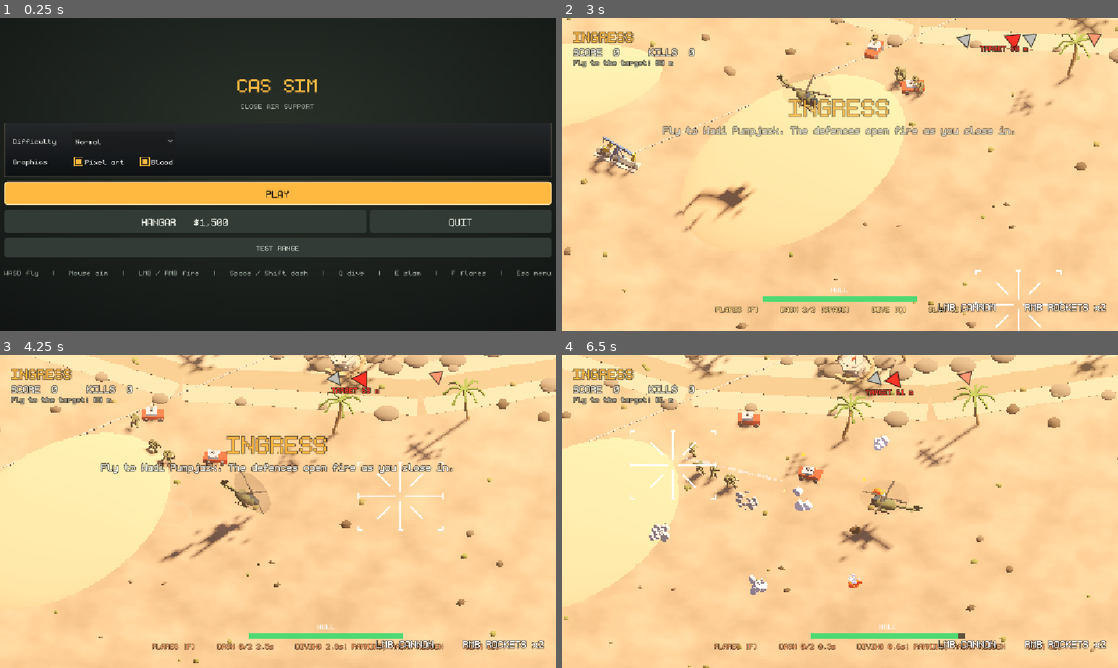
Above: before the commit, frames 1-4 (two rows, left to right).
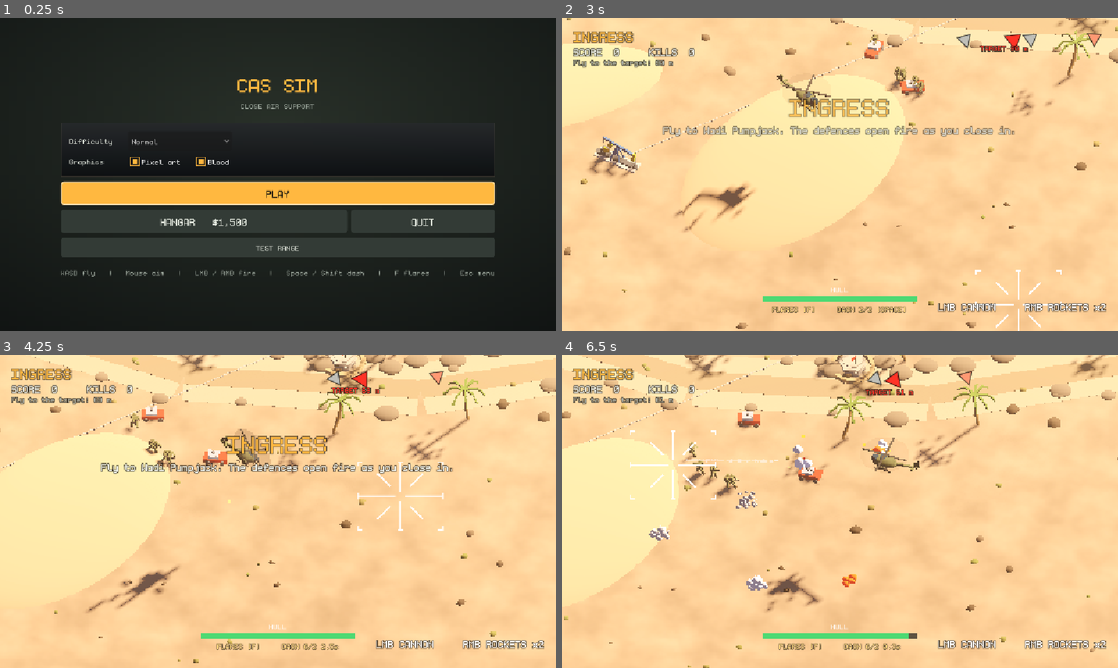
Above: after the commit, the same moments.

Repository: chronicallydev/CAS
Game: Godot game, scene res://features/game_flow/root.tscn
Two runs of this game, one before a commit and one after it. Both use one fixed random seed, a clock stepped at 60 frames per second and the inputs below.
Inputs (mouse positions are in pixels of both pictures, inside the frame that each line leads up to):
- Up to frame 1 (0.25 s): no input
- Up to frame 2 (3 s): click "Normal" at 0.5 s; click "Normal" at 1.25 s; click "PLAY" at 2 s; click "LAUNCH ASSAULT" at 2.75 s
- Up to frame 3 (4.25 s): tap Enter at 3.5 s; move the mouse to (400, 495) at 3.52 s; hold D from 3.53 s (still down); tap Q at 3.6 s; click (400, 495) at 3.67 s; tap Space at 3.77, 4.07 s; tap E at 3.8 s
- Up to frame 4 (6.5 s): release D at 4.25 s; drag from (728, 527) to (812, 574) at 4.27 s; move the mouse to (895, 442) at 5.02 s; hold D 5.03-5.75 s; tap Shift at 5.1 s; click (895, 442) at 5.17 s; tap Space at 5.3 s; drag from (812, 574) to (673, 464) at 5.77 s

The runs differ from the first frame. In frame 1, 5.9% of the frame differs, in the area x 0-100%, y 33-83%; in frame 2, 0.4%; in frame 3, 3.3%; in frame 4, 3.7%.

Commit message:
Drop dive, slam and recharge pickup; one job per ability
- Remove the Q dive (low flight, ramming, radar evasion, tighter spread)
  and the E slam; dash beats bullets, flares beat missiles
- Dash gains brief invulnerability
- Remove the flare/dash recharge pickup and movement_fx

Diff:
--- a/features/menu/main_menu.gd
+++ b/features/menu/main_menu.gd
@@ -144,7 +144,7 @@
 	column.add_child(test_button)
 
 	column.add_child(make_spacer(2))
-	column.add_child(make_label("WASD fly   |   Mouse aim   |   LMB / RMB fire   |   Space / Shift dash   |   Q dive   |   E slam   |   F flares   |   Esc menu", 16, MUTED))
+	column.add_child(make_label("WASD fly   |   Mouse aim   |   LMB / RMB fire   |   Space / Shift dash   |   F flares   |   Esc menu", 16, MUTED))
 
 
 func make_label(text: String, size: int, color: Color, align := HORIZONTAL_ALIGNMENT_CENTER) -> Label:
--- a/features/mission/enemies/aa_launcher.gd
+++ b/features/mission/enemies/aa_launcher.gd
@@ -76,7 +76,7 @@
 		return
 
 	# Lock on (flares break it), then fire and reload.
-	if update_lock(heli, delta, lock_time, true):
+	if update_lock(heli, delta, lock_time):
 		reload_timer = reload_time
 		fire_at(heli)
 
--- a/features/mission/enemies/enemy_base.gd
+++ b/features/mission/enemies/enemy_base.gd
@@ -143,10 +143,9 @@
 
 # Advances a lock on the helicopter by `delta`. Returns true once
 # `lock_time` is reached, and starts over. Warns the player while locking;
-# flares (Helicopter.can_be_locked) break the lock, and radar-guided weapons
-# lose a helicopter flying low (ground clutter).
-func update_lock(heli: Helicopter, delta: float, lock_time: float, radar_guided: bool = false) -> bool:
-	if heli == null or not heli.can_be_locked() or (radar_guided and heli.is_low()):
+# flares (Helicopter.can_be_locked) break the lock.
+func update_lock(heli: Helicopter, delta: float, lock_time: float) -> bool:
+	if heli == null or not heli.can_be_locked():
 		lock_timer = 0.0
 		return false
 	lock_timer += delta
--- a/features/mission/enemies/forts/sam_launcher.gd
+++ b/features/mission/enemies/forts/sam_launcher.gd
@@ -92,7 +92,7 @@
 		lock_timer = 0.0
 		return
 
-	if update_lock(heli, delta, lock_time, true):
+	if update_lock(heli, delta, lock_time):
 		salvo_left = salvo_size
 		salvo_timer = 0.0
 		reload_timer = reload_time
--- a/features/mission/enemies/ripple_launcher.gd
+++ b/features/mission/enemies/ripple_launcher.gd
@@ -98,7 +98,7 @@
 		lock_timer = 0.0
 		return
 
-	if update_lock(heli, delta, lock_time, true):
+	if update_lock(heli, delta, lock_time):
 		salvo_left = salvo_size
 		salvo_timer = 0.0
 		reload_timer = reload_time
--- a/features/mission/mission_context.gd
+++ b/features/mission/mission_context.gd
@@ -182,10 +182,6 @@
 		state.pickup_cash += value
 		hud.spawn_popup("+$%d" % value, at, Color(0.45, 0.95, 0.45))
 		Sfx.play_2d("kill_tick")
-	elif kind == kinds.RECHARGE:
-		helicopter.recharge_abilities()
-		hud.spawn_popup("FLARES + DASH + SLAM READY", at, Color(0.45, 0.8, 1.0))
-		Sfx.play_2d("combo")
 	else:
 		guns.start_frenzy(6.0)
 		hud.spawn_popup("FRENZY!", at, Color(1.0, 0.45, 0.25), true)
--- a/features/mission/pickups/pickup.gd
+++ b/features/mission/pickups/pickup.gd
@@ -4,14 +4,12 @@
 # token that floats over the ground for a few seconds. Fly over it to grab
 # it; the mission context applies its effect. It blinks before it fades.
 #   CASH     - bonus money added to the mission's payout
-#   RECHARGE - flares, dash and slam ready at once
 #   FRENZY   - a few seconds of double fire rate and no reloads
 
-enum Kind { CASH, RECHARGE, FRENZY }
+enum Kind { CASH, FRENZY }
 
 const COLORS := {
 	Kind.CASH: Color(0.45, 0.95, 0.45),
-	Kind.RECHARGE: Color(0.45, 0.8, 1.0),
 	Kind.FRENZY: Color(1.0, 0.45, 0.25),
 }
 
@@ -47,9 +45,7 @@
 	if heli == null or heli.dead:
 		return
 	var offset := heli.global_position - global_position
-	# Flying low reaches a little further.
-	var reach := collect_radius + (2.0 if heli.is_low() else 0.0)
-	if Vector2(offset.x, offset.z).length() <= reach:
+	if Vector2(offset.x, offset.z).length() <= collect_radius:
 		mission.collect_pickup(kind, value, global_position)
 		queue_free()
 
@@ -73,11 +69,6 @@
 			var box := BoxMesh.new()
 			box.size = Vector3(1.6, 0.5, 1.0)
 			core.mesh = box
-		Kind.RECHARGE:
-			var sphere := SphereMesh.new()
-			sphere.radius = 0.7
-			sphere.height = 1.4
-			core.mesh = sphere
 		_:
 			var prism := PrismMesh.new()
 			prism.size = Vector3(1.4, 1.4, 0.5)
--- a/features/mission/pickups/pickup_dropper.gd
+++ b/features/mission/pickups/pickup_dropper.gd
@@ -10,7 +10,6 @@
 
 # Chance per kill, before the bonus for big kills.
 @export_range(0.0, 1.0, 0.01) var cash_chance: float = 0.14
-@export_range(0.0, 1.0, 0.01) var recharge_chance: float = 0.05
 @export_range(0.0, 1.0, 0.01) var frenzy_chance: float = 0.03
 # Kills worth at least this many points roll with doubled chances.
 @export var big_kill_points: int = 40
@@ -24,9 +23,7 @@
 	var roll := randf()
 	if roll < frenzy_chance * boost:
 		drop(Pickup.Kind.FRENZY, 0, world_position)
-	elif roll < (frenzy_chance + recharge_chance) * boost:
-		drop(Pickup.Kind.RECHARGE, 0, world_position)
-	elif roll < (frenzy_chance + recharge_chance + cash_chance) * boost:
+	elif roll < (frenzy_chance + cash_chance) * boost:
 		drop(Pickup.Kind.CASH, cash_base + int(points * cash_per_point), world_position)
 
 
--- a/features/mission/player/helicopter.gd
+++ b/features/mission/player/helicopter.gd
@@ -61,8 +61,8 @@
 @export var explosion_scene: PackedScene
 # Seconds between being shot down and the round restarting.
 @export var restart_delay: float = 2.0
-# Test range cheats: hits still count but do no harm, and flares, dash
-# charges, the dive and the slam recharge instantly.
+# Test range cheats: hits still count but do no harm, and flares and dash
+# charges recharge instantly.
 var invulnerable: bool = false
 var infinite_flares: bool = false
 
@@ -73,31 +73,6 @@
 @export var flare_cooldown: float = 8.0
 # After a drop, nothing can lock on for this long.
 @export var flare_protection: float = 1.8
-
-@export_group("Dive")
-# Q: drop to low_altitude for dive_duration seconds, then climb back on its
-# own. Low, the helicopter rams anything it flies over, its weapons are more
-# accurate, and it hides from radar (SAM trucks, SAM sites and ripple
-# launchers can't lock). Q again pulls up early.
-@export var low_altitude: float = 4.5
-@export var dive_duration: float = 3.5
-# Starts counting once the dive ends.
-@export var dive_cooldown: float = 9.0
-# Share of the unused dive time taken off the cooldown when pulling up
-# early (0 = no refund, 1 = cooldown matches the time spent low).
-@export var dive_refund: float = 0.6
-# How fast the helicopter drops and climbs (0..1 blend per second).
-@export var dive_drop_rate: float = 6.0
-@export var dive_climb_rate: float = 2.2
-@export var ram_radius: float = 3.5
-# Damage to everything rammed (infantry die outright)...
-@export var ram_damage: float = 8.0
-# ...and to the helicopter's hull per vehicle or fort hit.
-@export var ram_self_damage: float = 3.0
-@export var ram_interval: float = 0.3
-# Extra damage from small arms, flak, Stingers and Shilkas while low. The
-# dive's cooldown is its main cost, so 1.0 = none.
-@export var low_damage_multiplier: float = 1.0
 
 @export_group("Dash")
 # Space or Shift, at any altitude: a quick burst in the steering direction (or straight ahead). It
@@ -125,35 +100,11 @@
 @export var dash_rotor_recover: float = 1.8
 # Extra seconds of invulnerability after a dash ends.
 @export var dash_grace: float = 0.06
-# Arcade see-through copies left along a dash, every afterimage_interval
-# seconds. Off by default for a more believable look.
-@export var dash_afterimages: bool = false
-@export var afterimage_interval: float = 0.035
-# Dash or slam pressed this many seconds too early (still dashing,
-# plunging, or out of charges) fires as soon as it can.
+# A dash pressed this many seconds too early (still dashing, or out of
+# charges) fires as soon as it can.
 @export var input_buffer: float = 0.15
 
-@export_group("Slam")
-# E: the helicopter plunges almost to the ground and smashes everything
-# around it, then climbs back. During a dive it hits almost at once and
-# ends the dive.
-@export var slam_altitude: float = 1.6
-# Seconds from pressing E to the impact, from cruising altitude...
-@export var slam_time: float = 0.28
-# ...and from a dive.
-@export var slam_time_low: float = 0.08
-# How fast it climbs back after the impact (0..1 blend per second).
-@export var slam_recover_rate: float = 2.5
-@export var slam_radius: float = 9.0
-@export var slam_damage: float = 45.0
-@export var slam_cooldown: float = 7.0
-
-# Damage sources that hit harder while flying low: everything but radar
-# SAMs (which can't lock on low anyway) and the helicopter's own rams.
-const LOW_SAFE_SOURCES := ["", "RAM", "SAM TRUCK", "SAM SITE", "RIPPLE"]
-
 const Flare := preload("res://features/mission/player/flare.gd")
-const MovementFx := preload("res://features/mission/player/movement_fx.gd")
 
 var velocity: Vector3 = Vector3.ZERO
 var time: float = 0.0
@@ -167,12 +118,6 @@
 var takeoff: float = 1.0
 var flare_cooldown_left: float = 0.0
 var flare_protection_left: float = 0.0
-# 0 = cruising altitude, 1 = flying low.
-var low_blend: float = 0.0
-# Above zero while diving.
-var dive_time_left: float = 0.0
-var dive_cooldown_left: float = 0.0
-var ram_timer: float = 0.0
 var dash_charges_left: int = 0
 # Time until the next charge is back (counts only while one is missing).
 var dash_recharge_left: float = 0.0
@@ -181,10 +126,8 @@
 # Invulnerable while above zero (the dash plus dash_grace).
 var dodge_left: float = 0.0
 var dodged_this_dash: bool = false
-var afterimage_timer: float = 0.0
-# "dash" or "slam" pressed too early, kept for input_buffer seconds.
-var buffered_action: String = ""
-var buffer_left: float = 0.0
+# Time left on a dash pressed too early (see input_buffer).
+var dash_buffer_left: float = 0.0
 # Steering force as a fraction of `speed`, for leaning the body.
 var thrust: Vector3 = Vector3.ZERO
 var dash_carry_left: float = 0.0
@@ -194,12 +137,6 @@
 var rotor_boost: float = 0.0
 # Smoothed 0..1.2 speed, for the rotor's spin and pitch.
 var rotor_effort: float = 0.0
-var slam_cooldown_left: float = 0.0
-# Counts down to the impact while plunging, from slam_plunge_time.
-var slam_time_left: float = 0.0
-var slam_plunge_time: float = 0.0
-# 0 = normal altitude, 1 = at slam_altitude.
-var slam_blend: float = 0.0
 
 var body: Node3D
 var main_rotor: Node3D
@@ -243,13 +180,11 @@
 		return
 	# Dashing through fire: nothing lands, and the first dodge says so.
 	if dodge_left > 0.0:
-		if not dodged_this_dash and source != "RAM":
+		if not dodged_this_dash:
 			dodged_this_dash = true
 			mission.hud.spawn_popup("DODGE", global_position, Color(0.55, 0.85, 1.0))
 		return
 
-	if is_low() and not LOW_SAFE_SOURCES.has(source):
-		amount *= low_damage_multiplier
 	damage_taken.emit(amount, source)
 	if not invulnerable:
 		health = maxf(health - amount, 0.0)
@@ -275,11 +210,6 @@
 	return not dead and flare_protection_left <= 0.0
 
 
-# Flying low (diving and the drop mostly done, or not yet climbed out).
-func is_low() -> bool:
-	return low_blend > 0.75
-
-
 func _unhandled_input(event: InputEvent) -> void:
 	# Physical keys, so this works on any keyboard layout.
 	if event is InputEventKey and event.pressed and not event.echo:
@@ -287,11 +217,8 @@
 			KEY_F:
 				deploy_flares()
 			KEY_SPACE, KEY_SHIFT:
-				request("dash")
-			KEY_Q:
-				toggle_dive()
-			KEY_E:
-				request("slam")
+				dash_buffer_left = input_buffer
+				try_dash()
 
 
 # Drops a spread of decoys. Missiles already homing on the helicopter
@@ -441,7 +368,9 @@
 
 func _physics_process(delta: float) -> void:
 	time += delta
-	update_buffer(delta)
+	if dash_buffer_left > 0.0:
+		dash_buffer_left -= delta
+		try_dash()
 	dodge_left = maxf(dodge_left - delta, 0.0)
 
 	if dash_time_left > 0.0:
@@ -450,36 +379,9 @@
 		steer(delta)
 	keep_in_bounds(delta)
 
-	# Lift off the pad, then hold altitude (or drop low while diving) with a
-	# gentle bob. The drop is quick, the climb back gentler.
+	# Lift off the pad, then hold altitude with a gentle bob.
 	takeoff = minf(takeoff + delta / 2.5, 1.0)
-	if dive_time_left > 0.0:
-		dive_time_left -= delta
-		if dive_time_left <= 0.0:
-			end_dive()
-	var want_low := dive_time_left > 0.0
-	low_blend = move_toward(low_blend, 1.0 if want_low else 0.0,
-		(dive_drop_rate if want_low else dive_climb_rate) * delta)
-	var cruise := lerpf(altitude, low_altitude, smoothstep(0.0, 1.0, low_blend))
-	position.y = lerpf(2.5, cruise, smoothstep(0.0, 1.0, takeoff)) + sin(time * 1.7) * 0.25
-
-	# A slam plunges toward the ground, hits, then eases back up.
-	if slam_time_left > 0.0:
-		slam_time_left -= delta
-		slam_blend = move_toward(slam_blend, 1.0, delta / maxf(slam_plunge_time, 0.01))
-		if slam_time_left <= 0.0:
-			slam_blend = 1.0
-			slam_impact()
-	else:
-		slam_blend = move_toward(slam_blend, 0.0, slam_recover_rate * delta)
-	if slam_blend > 0.0:
-		position.y = lerpf(position.y, slam_altitude, smoothstep(0.0, 1.0, slam_blend))
-
-	if is_low():
-		ram_timer -= delta
-		if ram_timer <= 0.0:
-			ram_timer = ram_interval
-			ram()
+	position.y = lerpf(2.5, altitude, smoothstep(0.0, 1.0, takeoff)) + sin(time * 1.7) * 0.25
 
 	# Turn the nose toward the cursor.
 	var aim: Variant = get_mouse_ground_point()
@@ -506,92 +408,17 @@
 	body.rotation.z = lerpf(body.rotation.z, -local_lean.x, follow)
 
 
-# Flying low smashes whatever is underneath: infantry die, vehicles and
-# forts take ram_damage, and each vehicle or fort costs some hull. Kills
-# score and drop pickups like any other (it goes through the guns).
-func ram() -> void:
-	var ground := Vector3(global_position.x, 0.0, global_position.z)
-	var hit_any := false
-	var heavy := 0
-	for node in get_tree().get_nodes_in_group("enemies"):
-		var enemy := node as Node3D
-		if enemy == null or enemy.is_queued_for_deletion():
-			continue
-		var offset := enemy.global_position - ground
-		if Vector2(offset.x, offset.z).length() > ram_radius:
-			continue
-		hit_any = true
-		if enemy.get("max_health") != null and enemy.max_health > 2.0:
-			heavy += 1
-	if not hit_any:
-		return
-	mission.guns.damage_enemies(ground, ram_radius, ram_damage)
-	Sfx.play_3d("body_thud", ground, 4.0, 0.8)
-	if heavy > 0:
-		Sfx.play_3d("heli_hit", ground)
-		take_damage(ram_self_damage * heavy, "RAM")
-	mission.shake(0.25 + 0.1 * heavy)
-
-
-# Dash / slam: do it now if possible, otherwise keep it for
-# input_buffer seconds so an early press isn't lost.
-func request(action: String) -> void:
-	buffered_action = action
-	buffer_left = input_buffer
-	try_buffered()
-
-
-func update_buffer(delta: float) -> void:
-	if buffered_action == "":
-		return
-	buffer_left -= delta
-	if buffer_left <= 0.0:
-		buffered_action = ""
-	else:
-		try_buffered()
-
-
-func try_buffered() -> void:
-	var done := slam() if buffered_action == "slam" else dash()
-	if done:
-		buffered_action = ""
-
-
-# Fills every ability at once (the RECHARGE pickup).
-func recharge_abilities() -> void:
-	flare_cooldown_left = 0.0
-	dash_charges_left = dash_charges
-	dash_recharge_left = 0.0
-	dive_cooldown_left = 0.0
-	slam_cooldown_left = 0.0
-
-
-# Q: start a dive, or pull up early from one.
-func toggle_dive() -> void:
-	if dive_time_left > 0.0:
-		end_dive()
-		return
-	if dead or dive_cooldown_left > 0.0 or slam_time_left > 0.0 or takeoff < 1.0:
-		return
-	dive_time_left = dive_duration
-	# Rotor wash hits the ground as it drops.
-	MovementFx.dust_ring(MissionContext.spawn_parent(self), global_position, 5.0, 0.45)
-	mission.shake(0.15)
-	Sfx.play_3d("dash_whoosh", global_position, 0.0, 0.7, 0.1)
-
-
-# Climbs back out (on its own when the time runs out, or pulled up early or
-# by a slam). The cooldown gives back part of the time left unused.
-func end_dive() -> void:
-	var unused := clampf(dive_time_left / maxf(dive_duration, 0.01), 0.0, 1.0)
-	dive_time_left = 0.0
-	dive_cooldown_left = 0.0 if infinite_flares else dive_cooldown * (1.0 - dive_refund * unused)
+# A dash pressed while it can't go (still dashing, out of charges) is kept
+# for input_buffer seconds, so an early press isn't lost.
+func try_dash() -> void:
+	if dash():
+		dash_buffer_left = 0.0
 
 
 # A quick burst in the steering direction (or straight ahead), using up a
 # charge. False if it can't go yet (the press may be buffered).
 func dash() -> bool:
-	if dead or dash_charges_left <= 0 or dash_time_left > 0.0 or slam_time_left > 0.0:
+	if dead or dash_charges_left <= 0 or dash_time_left > 0.0:
 		return false
 	var direction := get_input_direction()
 	if direction == Vector3.ZERO:
@@ -602,7 +429,6 @@
 	dash_time_left = dash_time
 	dodge_left = dash_time + dash_grace
 	dodged_this_dash = false
-	afterimage_timer = 0.0
 	if not infinite_flares:
 		if dash_charges_left == dash_charges:
 			dash_recharge_left = dash_cooldown
@@ -616,9 +442,6 @@
 	dash_tilt = 1.0
 	rotor_boost = 1.0
 
-	var parent := MissionContext.spawn_parent(self)
-	if is_low():
-		MovementFx.dust_ring(parent, global_position, 4.0)
 	mission.kick(direction, 1.2)
 	# The last charge sounds a little higher, so you hear you're out.
 	var pitch := 1.15 if dash_charges_left == 0 else 1.0
@@ -635,62 +458,10 @@
 	var after := dash_ease(1.0 - dash_time_left / duration)
 	position += dash_direction * dash_distance * (after - before)
 
-	afterimage_timer -= delta
-	if dash_afterimages and afterimage_timer <= 0.0:
-		afterimage_timer = afterimage_interval
-		MovementFx.afterimage(body, MissionContext.spawn_parent(self))
-
 
 static func dash_ease(t: float) -> float:
 	var left := 1.0 - clampf(t, 0.0, 1.0)
 	return 1.0 - left * left
-
-
-# E: plunge to the ground and smash everything around the helicopter (see
-# slam_impact), then a cooldown. From a dive the plunge is short.
-# False if it can't go yet.
-func slam() -> bool:
-	if dead or slam_cooldown_left > 0.0 or slam_time_left > 0.0 or dash_time_left > 0.0 or takeoff < 1.0:
-		return false
-	slam_plunge_time = slam_time_low if is_low() else slam_time
-	slam_time_left = slam_plunge_time
-	slam_cooldown_left = 0.0 if infinite_flares else slam_cooldown
-	Sfx.play_3d("bomb_whistle", global_position, 0.0, 1.6)
-	return true
-
-
-# The slam lands: heavy damage and a blast in slam_radius on the ground.
-# Kills score and drop pickups like any other (it goes through the guns).
-func slam_impact() -> void:
-	if dead:
-		return
-	# A slam finishes a dive: the helicopter bounces back up from the impact.
-	if dive_time_left > 0.0:
-		end_dive()
-	var ground := Vector3(global_position.x, 0.0, global_position.z)
-	var hit_any := false
-	for node in get_tree().get_nodes_in_group("enemies"):
-		var enemy := node as Node3D
-		if enemy != null and not enemy.is_queued_for_deletion():
-			var offset := enemy.global_position - ground
-			if Vector2(offset.x, offset.z).length() <= slam_radius:
-				hit_any = true
-				break
-	mission.guns.damage_enemies(ground, slam_radius, slam_damage)
-	MovementFx.dust_ring(MissionContext.spawn_parent(self), ground, slam_radius)
-	# Freeze for a beat only when it actually hit something.
-	if hit_any:
-		mission.hit_stop(0.08)
-
-	if explosion_scene != null:
-		var explosion := explosion_scene.instantiate() as Node3D
-		MissionContext.spawn_parent(self).add_child(explosion)
-		explosion.global_position = ground
-		explosion.scale = Vector3.ONE * 2.0
-
-	Sfx.play_3d("explosion", ground)
-	Sfx.play_3d("body_thud", ground, 4.0, 0.6)
-	mission.shake(0.8)
 
 
 # Soft edge of the area of operations: push back past it, harder the
@@ -743,8 +514,6 @@
 	lock_warning_timer = maxf(lock_warning_timer - delta, 0.0)
 	flare_cooldown_left = maxf(flare_cooldown_left - delta, 0.0)
 	flare_protection_left = maxf(flare_protection_left - delta, 0.0)
-	slam_cooldown_left = maxf(slam_cooldown_left - delta, 0.0)
-	dive_cooldown_left = maxf(dive_cooldown_left - delta, 0.0)
 	# Dash charges come back one at a time.
 	if dash_charges_left < dash_charges:
 		dash_recharge_left -= delta
@@ -755,14 +524,7 @@
 	var dash_text := "DASH %d/%d [SPACE]" % [dash_charges_left, dash_charges]
 	if dash_charges_left < dash_charges:
 		dash_text = "DASH %d/%d %.1fs" % [dash_charges_left, dash_charges, dash_recharge_left]
-	var dive_text := "DIVE [Q]"
-	if dive_time_left > 0.0:
-		dive_text = "DIVING %.1fs: RAMMING, RADAR-HIDDEN" % dive_time_left
-	elif dive_cooldown_left > 0.0:
-		dive_text = "DIVE %.1fs" % dive_cooldown_left
-	var slam_text := "SLAM [E]" if slam_cooldown_left <= 0.0 else "SLAM %.1fs" % slam_cooldown_left
-	flare_label.text = "%s     %s     %s     %s" % [flares, dash_text, dive_text, slam_text]
-	flare_label.add_theme_color_override("font_color", Color(1.0, 0.6, 0.35) if is_low() else Color(1.0, 0.85, 0.5))
+	flare_label.text = "%s     %s" % [flares, dash_text]
 
 	var incoming := false
 	for missile in get_tree().get_nodes_in_group("aa_missiles"):
@@ -858,6 +620,7 @@
 	flare_label = Label.new()
 	flare_label.horizontal_alignment = HORIZONTAL_ALIGNMENT_CENTER
 	flare_label.add_theme_font_size_override("font_size", UiStyle.px(16))
+	flare_label.add_theme_color_override("font_color", Color(1.0, 0.85, 0.5))
 	flare_label.add_theme_color_override("font_outline_color", Color(0, 0, 0, 0.6))
 	flare_label.add_theme_constant_override("outline_size", 4)
 	box.add_child(flare_label)
--- a/features/mission/player/movement_fx.gd
+++ /dev/null
@@ -1,58 +0,0 @@
-extends RefCounted
-
-# Short-lived effects for the helicopter's moves: dash afterimages and the
-# dust ring kicked up by a low dash or a slam. Both fade out and free
-# themselves; spawn them under MissionContext.spawn_parent so they pause
-# and go away with the mission.
-
-const GHOST_COLOR := Color(0.55, 0.85, 1.0, 0.45)
-const DUST_COLOR := Color(0.82, 0.72, 0.52, 0.65)
-
-
-# A see-through copy of `body` left where it is now, fading over `life`.
-static func afterimage(body: Node3D, parent: Node, life: float = 0.22) -> void:
-	var ghost := body.duplicate() as Node3D
-	# One material for the whole copy, so it fades as one. Unshaded, so the
-	# pixel-art pass leaves it alone.
-	var material := StandardMaterial3D.new()
-	material.shading_mode = BaseMaterial3D.SHADING_MODE_UNSHADED
-	material.transparency = BaseMaterial3D.TRANSPARENCY_ALPHA
-	material.albedo_color = GHOST_COLOR
-	for node in ghost.find_children("*", "GeometryInstance3D", true, false):
-		var geometry := node as GeometryInstance3D
-		geometry.material_override = material
-		geometry.cast_shadow = GeometryInstance3D.SHADOW_CASTING_SETTING_OFF
-
-	parent.add_child(ghost)
-	ghost.global_transform = body.global_transform
-	var tween := ghost.create_tween()
-	tween.tween_property(material, "albedo_color:a", 0.0, life)
-	tween.tween_callback(ghost.queue_free)
-
-
-# A flat ring of dust on the ground that spreads to `radius` and fades.
-static func dust_ring(parent: Node, at: Vector3, radius: float, life: float = 0.35) -> void:
-	var torus := TorusMesh.new()
-	torus.inner_radius = 0.8
-	torus.outer_radius = 1.0
-	torus.rings = 24
-	torus.ring_segments = 4
-
-	var material := StandardMaterial3D.new()
-	material.shading_mode = BaseMaterial3D.SHADING_MODE_UNSHADED
-	material.transparency = BaseMaterial3D.TRANSPARENCY_ALPHA
-	material.albedo_color = DUST_COLOR
-	torus.material = material
-
-	var ring := MeshInstance3D.new()
-	ring.mesh = torus
-	ring.cast_shadow = GeometryInstance3D.SHADOW_CASTING_SETTING_OFF
-	parent.add_child(ring)
-	ring.global_position = Vector3(at.x, 0.15, at.z)
-	ring.scale = Vector3(1.0, 0.15, 1.0)
-
-	var tween := ring.create_tween().set_parallel()
-	tween.tween_property(ring, "scale", Vector3(radius, 0.15, radius), life) \
-		.set_trans(Tween.TRANS_CUBIC).set_ease(Tween.EASE_OUT)
-	tween.tween_property(material, "albedo_color:a", 0.0, life)
-	tween.chain().tween_callback(ring.queue_free)
--- a/features/mission/weapons/gun_controller.gd
+++ b/features/mission/weapons/gun_controller.gd
@@ -435,11 +435,6 @@
 		shoot_sound.play()
 
 
-# Flying low tightens every weapon's spread.
-func spread_scale() -> float:
-	return 0.6 if shooter != null and shooter.has_method("is_low") and shooter.is_low() else 1.0
-
-
 func random_spread(spread: float) -> Vector3:
 	var angle := randf() * TAU
 	var radius := sqrt(randf()) * spread
@@ -460,7 +455,7 @@
 		return
 
 	var from := take_muzzle(Weapon.CANNON)
-	var target: Vector3 = hit + random_spread(impact_spread * spread_scale())
+	var target: Vector3 = hit + random_spread(impact_spread)
 	var delay := impact_delay
 
 	if shooter != null:
@@ -478,7 +473,7 @@
 		return
 
 	# Rounds scatter around the reticle, wider the hotter the barrels get.
-	var spread := (minigun_spread + minigun_bloom * minigun_heat) * spread_scale()
+	var spread := minigun_spread + minigun_bloom * minigun_heat
 	var from := take_muzzle(Weapon.MINIGUN)
 
 	play_shot_sound("gun_minigun", 1.4, 1.7, from)
@@ -626,7 +621,7 @@
 		return
 
 	var from := take_muzzle(Weapon.ROCKETS)
-	var target: Vector3 = hit + random_spread(rockets_spread * spread_scale())
+	var target: Vector3 = hit + random_spread(rockets_spread)
 	var rocket := Rocket.new()
 	MissionContext.spawn_parent(self).add_child(rocket)
 	rocket.launch(from, target, rockets_speed, rocket_impact)
Not shown, removed: features/mission/player/movement_fx.gd.uid
Not shown, changed: ARCHITECTURE.md
